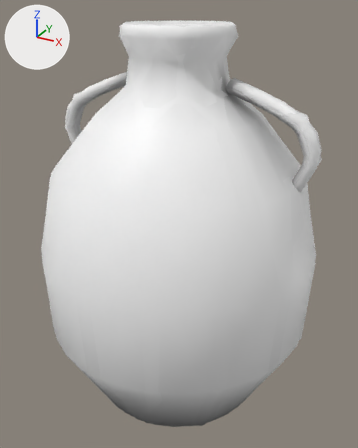
Two versions of the glTF model public/models/props/m_jar_water.glb, one commit apart.
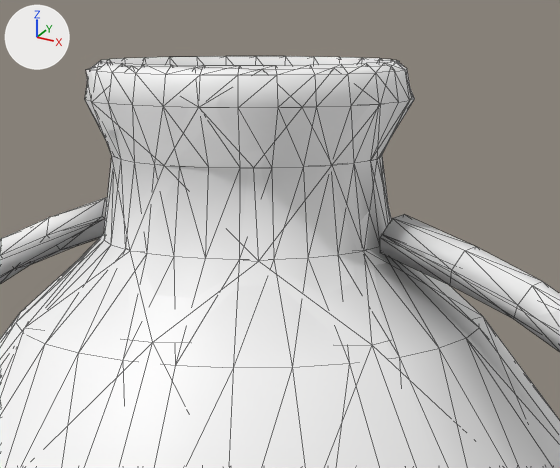
The first picture shows the older version from a 50 mm lens placed at (0.262, -0.475, 0.478), pointed at (-0.001, 0.004, 0.238). The close-ups show the older and then the newer version on the part from 25% to 81% of the width and 0% to 38% of the height of that picture. Only the edits that show in the close-ups are written down. Lighting does not change. The marker at upper left points along +X, +Y and +Z. The close-ups show mesh edges as thin lines.

Objects in the first close-up: 'lod0__clay', 'lod1__clay'.
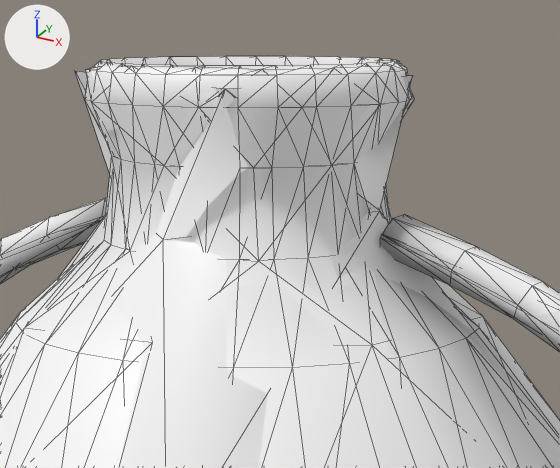
Changed parts and their boxes (x1, y1, x2, y2) in the close-ups (560 x 468 px):
'lod2__clay', added
    after: (59, 71, 492, 468)

The change, as a list of edits to the scene's bpy script:
```text
Add mat_defaultmaterial_002:
    mat_defaultmaterial_002 = bpy.data.materials.new('DefaultMaterial.002')
    mat_defaultmaterial_002.use_nodes = True; mat_defaultmaterial_002.node_tree.nodes.clear()
    _N = mat_defaultmaterial_002.node_tree.nodes; _L = mat_defaultmaterial_002.node_tree.links
    n0 = _N.new('ShaderNodeOutputMaterial'); n0.name = 'Material Output'
    n1 = _N.new('ShaderNodeBsdfPrincipled'); n1.name = 'Principled BSDF'
    n2 = _N.new('ShaderNodeVertexColor'); n2.name = 'Color Attribute'
    _L.new(n1.outputs[0], n0.inputs[0])  # 'BSDF' to 'Surface'
    _L.new(n2.outputs[0], n1.inputs[0])  # 'Color' to 'Base Color'
Add me_lod2__clay:
    me_lod2__clay.from_pydata(...)  # 51 vertices, 88 faces; spans x -0.151..0.155, y -0.166..0.17, z 0.004..0.459
    me_lod2__clay.materials.append(mat_defaultmaterial_002)
Add ob_lod2__clay:
    ob_lod2__clay = bpy.data.objects.new('lod2__clay', me_lod2__clay)
    ob_lod2__clay.location = (0.0, 0.0, 0.0)
```
